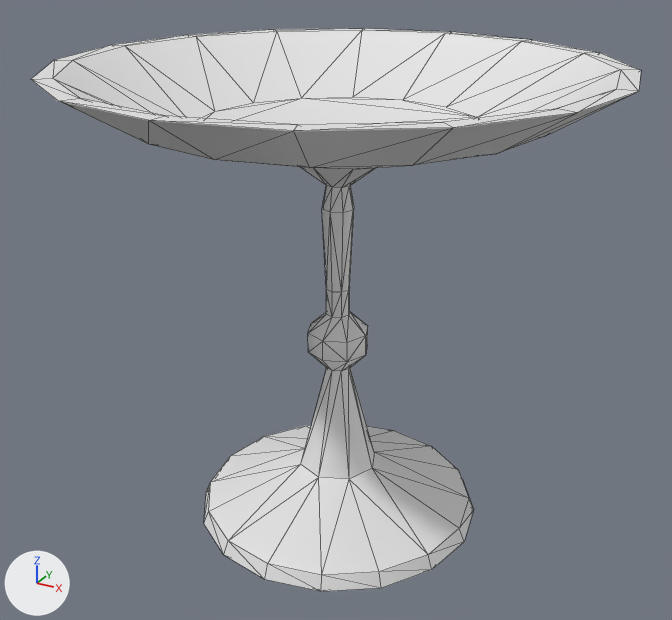
One commit to the glTF model assets/levels/models/props/Chalice.glb: the scene before it, then after it.
Before and after are seen from a camera (50 mm lens) standing at (0.935, -1.71, 1.375) and looking at (-0.002, -0.006, 0.524). The axes (+X, +Y, +Z) are drawn at lower left. The lights are the same throughout. Mesh edges are drawn as thin lines. Vertices at the same position are counted once.

Objects in the first picture: 'Chalice'.
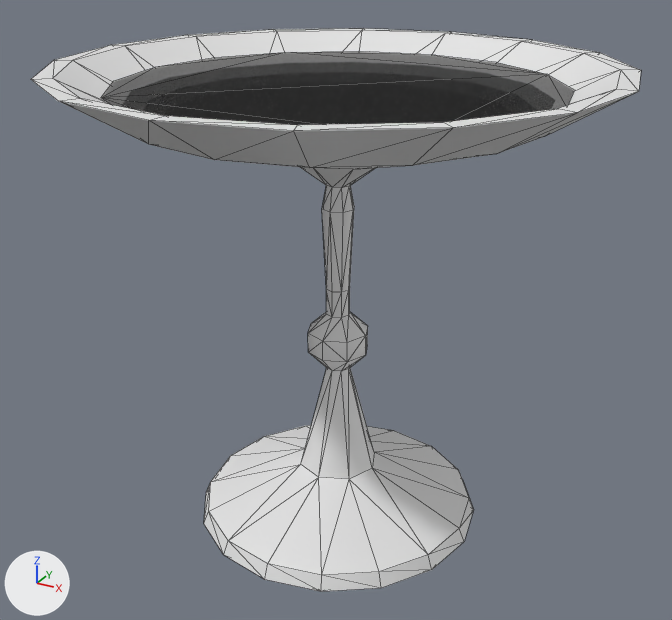
Commit message: darkness added

The change, as a list of edits to the scene's bpy script:
```text
Add mat_m_darknesshalf:
    mat_m_darknesshalf = principled_material('M_DarknessHalf')
    mat_m_darknesshalf.base_color = (0.0, 0.0, 0.0)  # black #000000
    mat_m_darknesshalf.roughness = 1.0
    mat_m_darknesshalf.alpha = 0.555
Change me_cylinder_002:
    used by ob_chalice; location = (0.0, 0.0, 0.0)
    remove me_cylinder_002.from_pydata(...)  # 168 vertices, 332 faces; spans x -0.603..0.603, y -0.603..0.603, z 0.0..1.069
    add me_cylinder_002.from_pydata(...)  # 232 vertices, 388 faces; spans x -0.603..0.603, y -0.603..0.603, z 0.0..1.069
    me_cylinder_002 part 1: a new loose piece of 16 vertices spanning x -0.478..0.478, y -0.478..0.478, z 1.028, in mat_m_darknesshalf (black #000000)
    add me_cylinder_002.materials.append(mat_m_darknesshalf)  # black #000000
```

Where the change shows, as pixel boxes [x1, y1, x2, y2] in the pictures (672 x 620 px):
part 1 of me_cylinder_002, added
    after: [101, 51, 574, 125]
